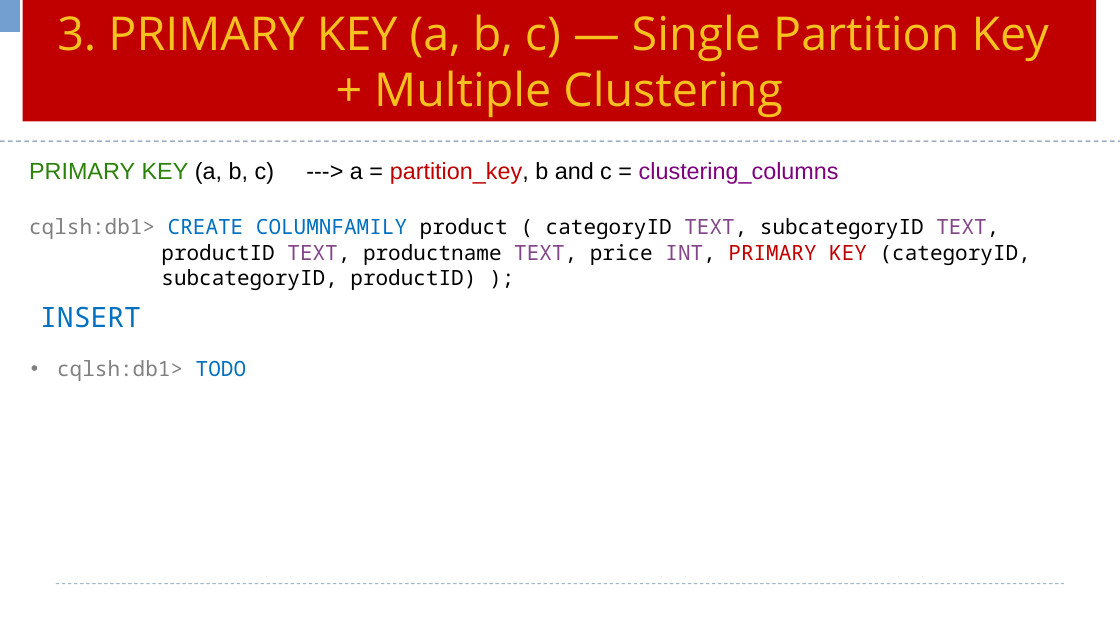
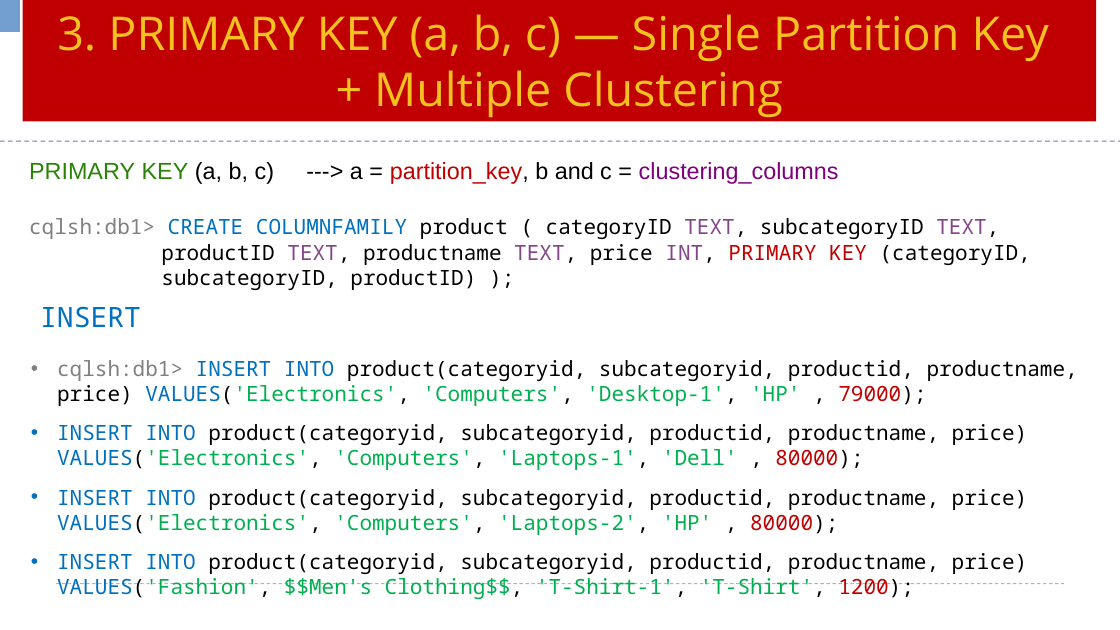
Before and after one commit to Saleel-Bagde/PPT-s, a slide deck: slide 25 of Cassandra Ver3.pptx. Drawn at 1120x630 pixels with LibreOffice and Linux fonts; fonts in the diff are those of the drawing. Boxes give left, top, right and bottom in pixels: in the first picture for what was removed or moved away, otherwise in the second. Text is boxed around its words. In the diff, an @@ line names an element or a change of style, - is before the commit and + after.

```diff
--- a/Cassandra Ver3.pptx
+++ b/Cassandra Ver3.pptx
@@ text at [57, 360, 1078, 599]: text changed; text colour #808080 to #000000 @@
-• cqlsh:db1> TODO
+• cqlsh:db1> INSERT INTO product(categoryid, subcategoryid, productid, productname, price) VALUES('Electronics', 'Computers', 'Desktop-1', 'HP' , 79000);
+• INSERT INTO product(categoryid, subcategoryid, productid, productname, price) VALUES('Electronics', 'Computers', 'Laptops-1', 'Dell' , 80000);
+• INSERT INTO product(categoryid, subcategoryid, productid, productname, price) VALUES('Electronics', 'Computers', 'Laptops-2', 'HP' , 80000);
+• INSERT INTO product(categoryid, subcategoryid, productid, productname, price) VALUES('Fashion', $$Men's Clothing$$, 'T-Shirt-1', 'T-Shirt', 1200);
```
